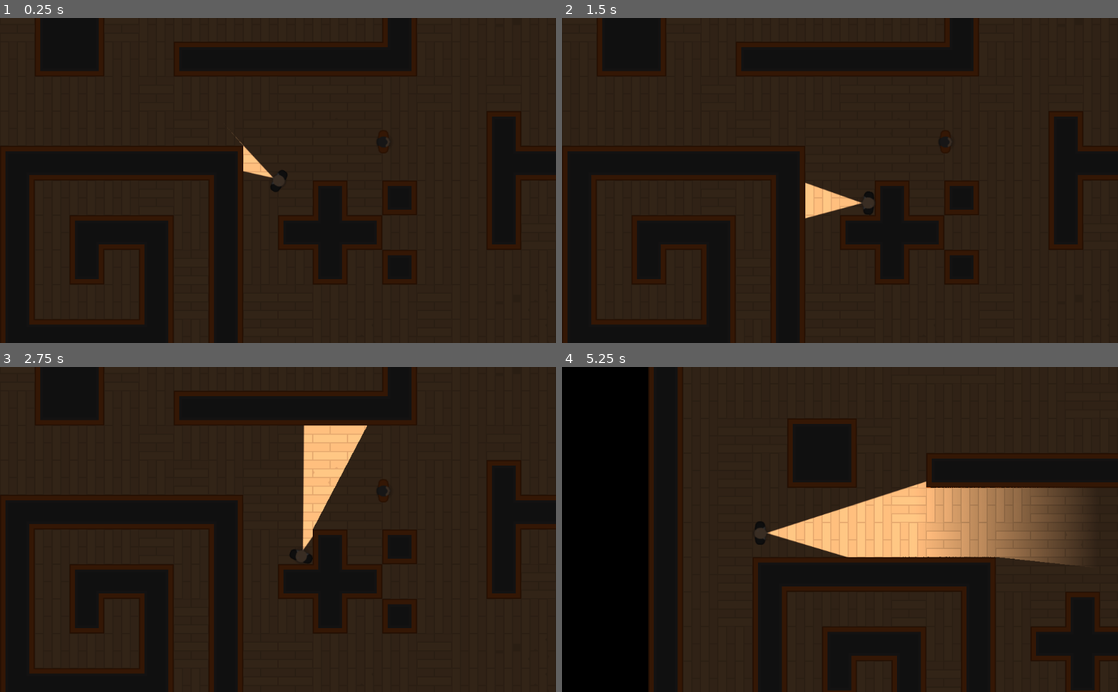
Above: before the commit, frames 1-4 (two rows, left to right).
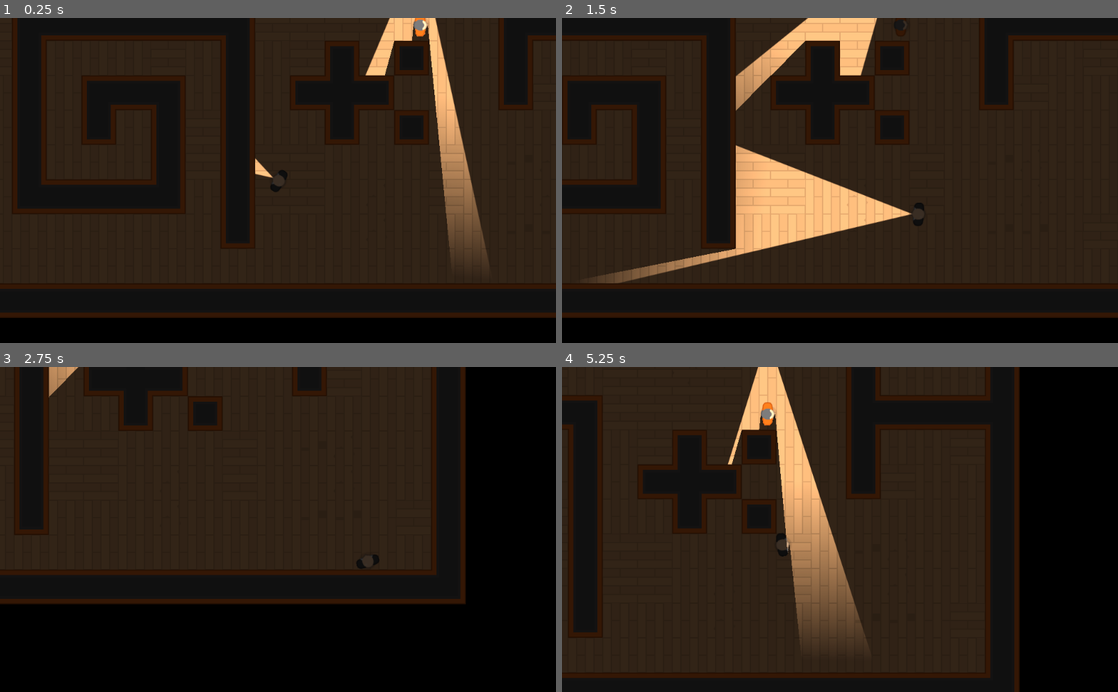
Above: after the commit, the same moments.

Repository: ikostan/HeistMeisters
Game: Godot game, scene res://Levels/TemplateLevel.tscn
The game is run twice, just before and just after one commit, with the same random seed, the same clock (stepped at 60 frames per second) and the same inputs.
Inputs (mouse positions are in pixels of both pictures, inside the frame that each line leads up to):
- Up to frame 1 (0.25 s): no input
- Up to frame 2 (1.5 s): move the mouse to (962, 164) at 0.52 s; hold D (move_right) 0.53-1.28 s; tap E (torch_on) at 0.6, 1.35 s; move the mouse to (728, 196) at 1.27 s; hold C (move_down) from 1.28 s (still down)
- Up to frame 3 (2.75 s): move the mouse to (333, 458) at 2.02 s; release C (move_down) at 2.03 s; hold D (move_right) from 2.03 s (still down); tap E (torch_on) at 2.1 s
- Up to frame 4 (5.25 s): move the mouse to (812, 594) at 2.77 s; release D (move_right) at 2.78 s; hold W (move_up) 2.78-3.53 s; tap E (torch_on) every 0.75 s from 2.85 to 5.1 s; move the mouse to (1006, 578) at 3.52 s; hold A (move_left) 3.53-5.03 s; move the mouse to (673, 480) at 4.27 s; move the mouse to (867, 529) at 5.02 s; hold C (move_down) from 5.03 s (still down)

The runs differ from the first frame. In frame 1, 43% of the frame differs, in the area x 0-100%, y 0-100%; in frame 2, 43%; in frame 3, 53%; in frame 4, 61%.

Commit message:
1. Readme update 2. Security Cam

Diff:
--- a/Characters/Player/Player.gd
+++ b/Characters/Player/Player.gd
@@ -14,15 +14,6 @@
 	# also be affected by the motion of the other body. You can use this
 	# to make moving or rotating platforms, or to make nodes push other nodes.
 	move_and_slide(motion)
-	torch_on()
-
-
-func torch_on():
-	if Input.is_action_just_pressed("torch_on"):
-		if $Light2D.enabled:
-			$Light2D.enabled = false
-		else:
-			$Light2D.enabled = true
 
 
 func _input(event):
--- a/Characters/TemplateCharacter/TemplateCharacter.gd
+++ b/Characters/TemplateCharacter/TemplateCharacter.gd
@@ -4,6 +4,8 @@
 const SPEED = 100
 const MAX_SPEED = 350
 const FRICTION = 0.1 # time in sec to reduce max speed to zero
+
+var debug = true
 
 # Called when the node enters the scene tree for the first time.
 #func _ready():
--- a/Levels/TemplateLevel.tscn
+++ b/Levels/TemplateLevel.tscn
@@ -1,8 +1,9 @@
-[gd_scene load_steps=4 format=2]
+[gd_scene load_steps=5 format=2]
 
 [ext_resource path="res://Tiles/Tiles.tres" type="TileSet" id=1]
 [ext_resource path="res://Characters/Player/Player.tscn" type="PackedScene" id=2]
 [ext_resource path="res://Characters/TemplateCharacter/TemplateCharacter.tscn" type="PackedScene" id=3]
+[ext_resource path="res://NPC/SecurityCamera/SecurityCam.tscn" type="PackedScene" id=4]
 
 [node name="TemplateLevel" type="Node2D"]
 
@@ -13,9 +14,14 @@
 tile_data = PoolIntArray( -458763, 0, 0, -458762, 0, 2, -458761, 0, 2, -458760, 0, 2, -458759, 0, 2, -458758, 0, 2, -45 …(5095 unchanged characters)…
 
 [node name="Player" parent="." instance=ExtResource( 2 )]
+position = Vector2( -22.2236, 257.953 )
 
 [node name="CanvasModulate" type="CanvasModulate" parent="."]
 color = Color( 0.227451, 0.219608, 0.219608, 1 )
 
 [node name="TemplateCharacter" parent="." instance=ExtResource( 3 )]
-position = Vector2( 196.044, -71.433 )
+position = Vector2( 241.502, -29.1872 )
+
+[node name="SecurityCam" parent="." instance=ExtResource( 4 )]
+position = Vector2( 240.984, -184.508 )
+rotation = 1.5708
--- /dev/null
+++ b/NPC/SecurityCamera/SecurityCam.tscn
@@ -0,0 +1,100 @@
+[gd_scene load_steps=9 format=2]
+
+[ext_resource path="res://GFX/PNG/Tiles/tile_463.png" type="Texture" id=1]
+[ext_resource path="res://GFX/PNG/Tiles/tile_536.png" type="Texture" id=2]
+[ext_resource path="res://Lightmaps/Light2D.tscn" type="PackedScene" id=3]
+[ext_resource path="res://SFX/robot_arm_short_2.wav" type="AudioStream" id=4]
+[ext_resource path="res://SFX/robot_arm_short_1.wav" type="AudioStream" id=5]
+
+[sub_resource type="RectangleShape2D" id=1]
+extents = Vector2( 9.15376, 2.09806 )
+
+[sub_resource type="Animation" id=3]
+resource_name = "CamMovement"
+length = 12.0
+loop = true
+step = 1.0
+tracks/0/type = "value"
+tracks/0/path = NodePath(".:rotation_degrees")
+tracks/0/interp = 1
+tracks/0/loop_wrap = true
+tracks/0/imported = false
+tracks/0/enabled = true
+tracks/0/keys = {
+"times": PoolRealArray( 0, 2, 3, 5, 6, 8, 9, 11, 12 ),
+"transitions": PoolRealArray( 1, 1, 1, 1, 1, 1, 1, 1, 1 ),
+"update": 0,
+"values": [ 0.0, 45.0, 45.0, 0.0, 0.0, -45.0, -45.0, 0.0, 0.0 ]
+}
+tracks/1/type = "value"
+tracks/1/path = NodePath("AudioRight:playing")
+tracks/1/interp = 1
+tracks/1/loop_wrap = true
+tracks/1/imported = false
+tracks/1/enabled = true
+tracks/1/keys = {
+"times": PoolRealArray( 0, 2, 9, 11 ),
+"transitions": PoolRealArray( 1, 1, 1, 1 ),
+"update": 1,
+"values": [ true, false, true, false ]
+}
+tracks/2/type = "value"
+tracks/2/path = NodePath("AudioLeft:playing")
+tracks/2/interp = 1
+tracks/2/loop_wrap = true
+tracks/2/imported = false
+tracks/2/enabled = true
+tracks/2/keys = {
+"times": PoolRealArray( 3, 6 ),
+"transitions": PoolRealArray( 1, 1 ),
+"update": 1,
+"values": [ true, true ]
+}
+
+[sub_resource type="OccluderPolygon2D" id=2]
+cull_mode = 1
+polygon = PoolVector2Array( -7.98313, -1.91078, 0.257561, -1.91078, 0.351204, -4.7201, 4.75248, -5.28197, 4.84613, -6.4057, 10.3711, -6.21841, 10.3711, -4.7201, 10.4648, 4.73796, 10.5584, 6.42356, 4.93977, 6.5172, 4.84613, 5.39347, 0.351204, 5.11254, 0.163918, 1.83499, -8.07677, 1.74135 )
+
+[node name="SecurityCam" type="Node2D"]
+__meta__ = {
+"_edit_group_": true
+}
+
+[node name="CamLeg" type="Sprite" parent="."]
+scale = Vector2( 0.25, 0.25 )
+texture = ExtResource( 1 )
+
+[node name="KinematicBody2D" type="KinematicBody2D" parent="."]
+
+[node name="Camera" type="Sprite" parent="KinematicBody2D"]
+position = Vector2( 6, 0 )
+rotation = 1.5708
+scale = Vector2( 0.25, 0.25 )
+texture = ExtResource( 2 )
+
+[node name="Light2D" parent="KinematicBody2D" instance=ExtResource( 3 )]
+position = Vector2( 11.7, 0 )
+scale = Vector2( 0.980968, 1 )
+offset = Vector2( 315, 0 )
+
+[node name="CollisionShape2D" type="CollisionShape2D" parent="KinematicBody2D"]
+visible = false
+position = Vector2( 1.03009, 0 )
+shape = SubResource( 1 )
+disabled = true
+
+[node name="AudioLeft" type="AudioStreamPlayer2D" parent="KinematicBody2D"]
+stream = ExtResource( 4 )
+volume_db = -10.0
+
+[node name="AudioRight" type="AudioStreamPlayer2D" parent="KinematicBody2D"]
+stream = ExtResource( 5 )
+volume_db = -10.0
+attenuation = 0.297302
+
+[node name="AnimationPlayer" type="AnimationPlayer" parent="KinematicBody2D"]
+autoplay = "CamMovement"
+anims/CamMovement = SubResource( 3 )
+
+[node name="LightOccluder2D" type="LightOccluder2D" parent="."]
+occluder = SubResource( 2 )
Not shown, added: SFX/robot-arms.wav.import
Not shown, added: SFX/robot_arm_short.wav.import
Not shown, added: SFX/robot_arm_short_1.wav.import
Not shown, added: SFX/robot_arm_short_2.wav.import
Not shown, changed: README.md
Not shown, added: SFX/robot-arms.wav
Not shown, added: SFX/robot_arm_short.wav
Not shown, added: SFX/robot_arm_short_1.wav
Not shown, added: SFX/robot_arm_short_2.wav
